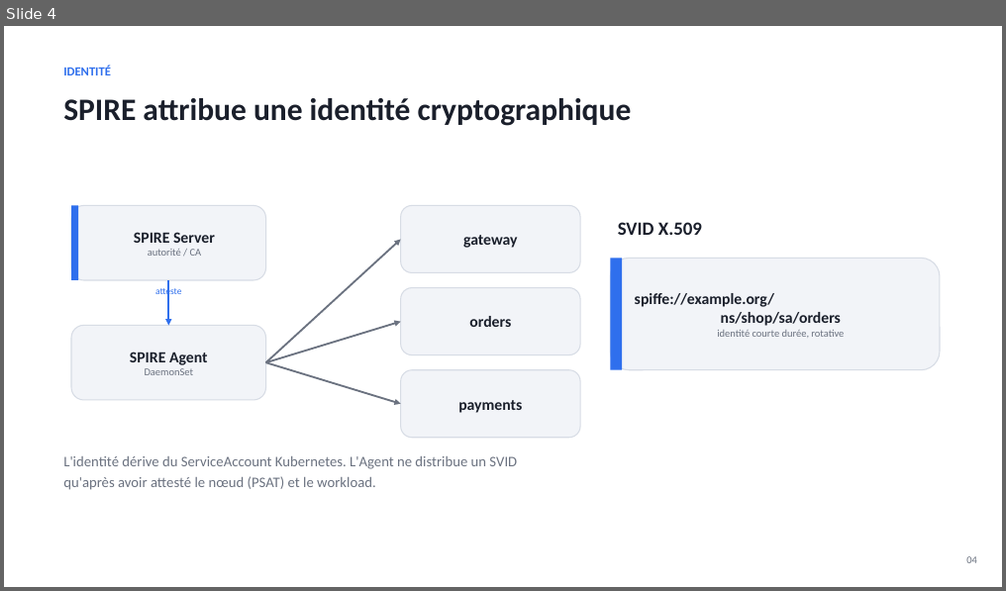
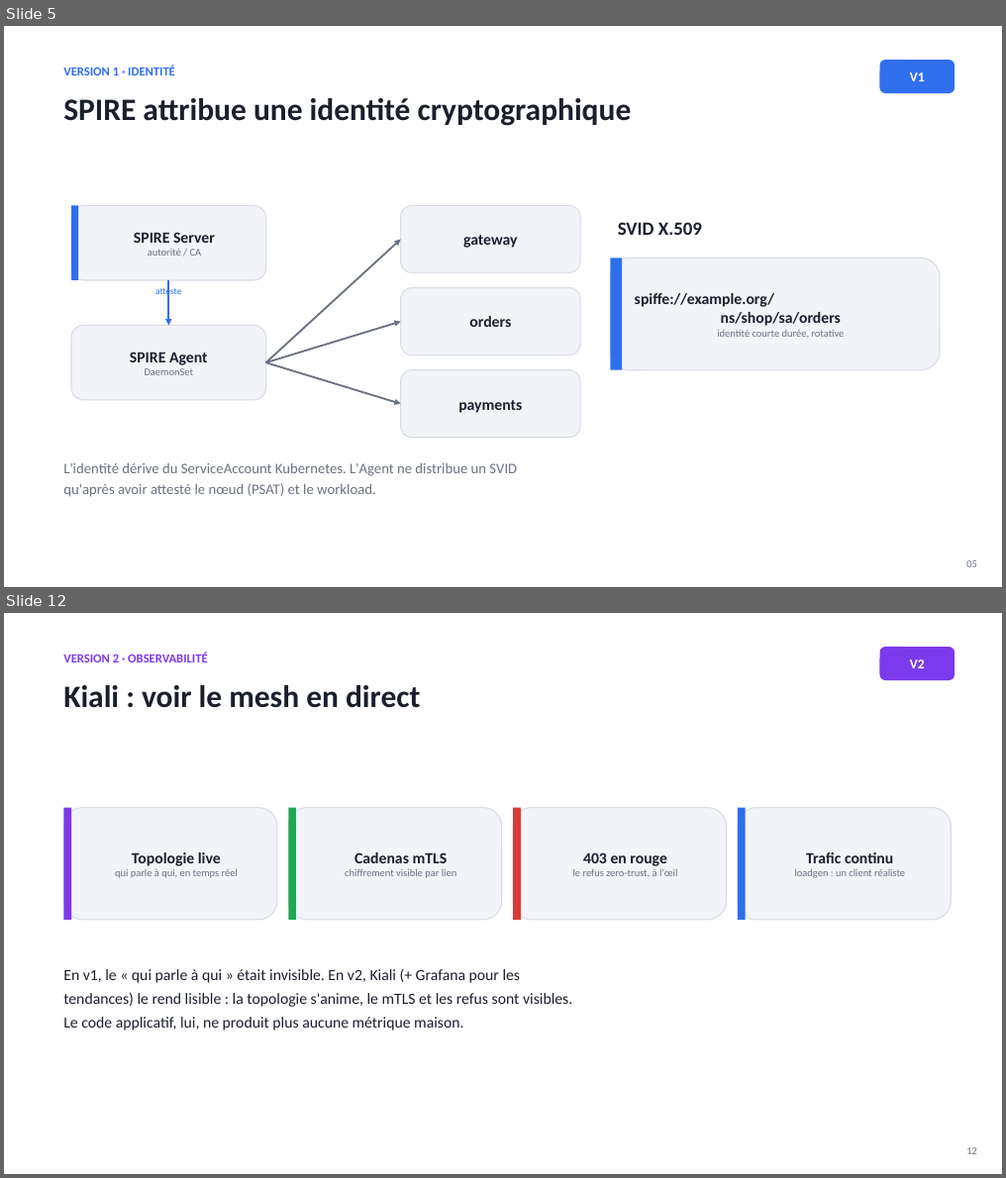
Before and after one commit to Sipixer/SPIRE-DevSecOps, a slide deck: slides/SPIRE-Zero-Trust.pptx. Shown one above the other, each under a label of ours: slide 4 before the commit, slides 5 and 12 after it; the slides between them are not shown. The pictures are 1006x591 and 1006x1178 pixels, drawn with LibreOffice and Linux fonts; fonts in the diff are those of the drawing. Boxes give left, top, right and bottom in pixels: in the first picture for what was removed or moved away, otherwise in the second. Text is boxed around its words. In the diff, an @@ line names an element or a change of style, - is before the commit and + after.

Commit message:
slides: deck réécrit en narratif d'évolution v1 -> v2
- 11 -> 17 slides. Fil rouge : le zero-trust (2 principes) porté
  différemment par les 2 versions.
- V1 (SPIRE manuel) : identité SVID, mTLS+policy en code, Envoy manuel,
  puis une slide 'limites' (charnière).
- V2 (Istio) : bascule (l'app -> le mesh), AuthorizationPolicy déclaratives,
  le 403 démontré, Kiali observable.
- slide comparaison v1 vs v2 (identité/mTLS/autz/observabilité).
- slide accès zero-trust : JIT SSH + Cloudflare Tunnel/Access.
- infra à jour (Istio au lieu de SPIRE dans les slides plateforme/CI).

```diff
--- a/slides/SPIRE-Zero-Trust.pptx
+++ b/slides/SPIRE-Zero-Trust.pptx
@@ slide 12 added at bbox=[4, 613, 1002, 1174], background #FFFFFF @@
@@ text added at bbox=[63, 652, 207, 663], 12 pt, text #7C3AED, bold @@
+VERSION 2 · OBSERVABILITÉ
@@ rounded rectangle added at bbox=[880, 647, 954, 680], fill #7C3AED, 13 pt, text #FFFFFF, bold @@
+V2
@@ text added at bbox=[63, 685, 420, 708], 30 pt, text #1A1F2B, bold @@
+Kiali : voir le mesh en direct
@@ rounded rectangle added at bbox=[63, 808, 277, 920], fill #F2F4F8, outline #D7DCE5 1 pt, 10 pt, text #6B7280 @@
+Topologie live
+qui parle à qui, en temps réel
@@ rectangle added at bbox=[63, 808, 71, 920], fill #7C3AED @@
@@ rounded rectangle added at bbox=[288, 808, 502, 920], fill #F2F4F8, outline #D7DCE5 1 pt, 10 pt, text #6B7280 @@
+Cadenas mTLS
+chiffrement visible par lien
@@ rectangle added at bbox=[288, 808, 296, 920], fill #1FA955 @@
@@ rounded rectangle added at bbox=[513, 808, 727, 920], fill #F2F4F8, outline #D7DCE5 1 pt, 10 pt, text #6B7280 @@
+403 en rouge
+le refus zero-trust, à l'œil
@@ rectangle added at bbox=[513, 808, 521, 920], fill #D93A3A @@
@@ rounded rectangle added at bbox=[738, 808, 951, 920], fill #F2F4F8, outline #D7DCE5 1 pt, 10 pt, text #6B7280 @@
+Trafic continu
+loadgen : un client réaliste
@@ rectangle added at bbox=[738, 808, 746, 920], fill #2F6FED @@
@@ text added at bbox=[63, 969, 572, 1031], 15 pt, text #1A1F2B @@
+En v1, le « qui parle à qui » était invisible. En v2, Kiali (+ Grafana pour les
+tendances) le rend lisible : la topologie s'anime, le mTLS et les refus sont visibles.
+Le code applicatif, lui, ne produit plus aucune métrique maison.
@@ text added at bbox=[966, 1148, 977, 1155], 10 pt, text #6B7280 @@
+12
@@ what was slide 4 is now slide 5 @@
@@ slide 5 changed as well @@
@@ text at bbox=[63, 65, 175, 76]: text changed @@
-IDENTITÉ
+VERSION 1 · IDENTITÉ
@@ rounded rectangle added at bbox=[880, 60, 954, 93], fill #2F6FED, 13 pt, text #FFFFFF, bold @@
+V1
@@ text "L'identité dérive du ServiceAccount Kubernetes. ...": place and size @@
-text "L'identité dérive du ServiceAccount Kubernetes. ..." at bbox=[63, 457, 517, 490]
+text "L'identité dérive du ServiceAccount Kubernetes. ..." at bbox=[63, 464, 517, 497]
@@ text removed at bbox=[966, 557, 977, 564] @@
-04
@@ text added at bbox=[966, 561, 977, 568], 10 pt, text #6B7280 @@
+05
```
Also in this commit, not shown: 7 other slides changed, 8 other slides added, 3 slides removed, 1 other file.
